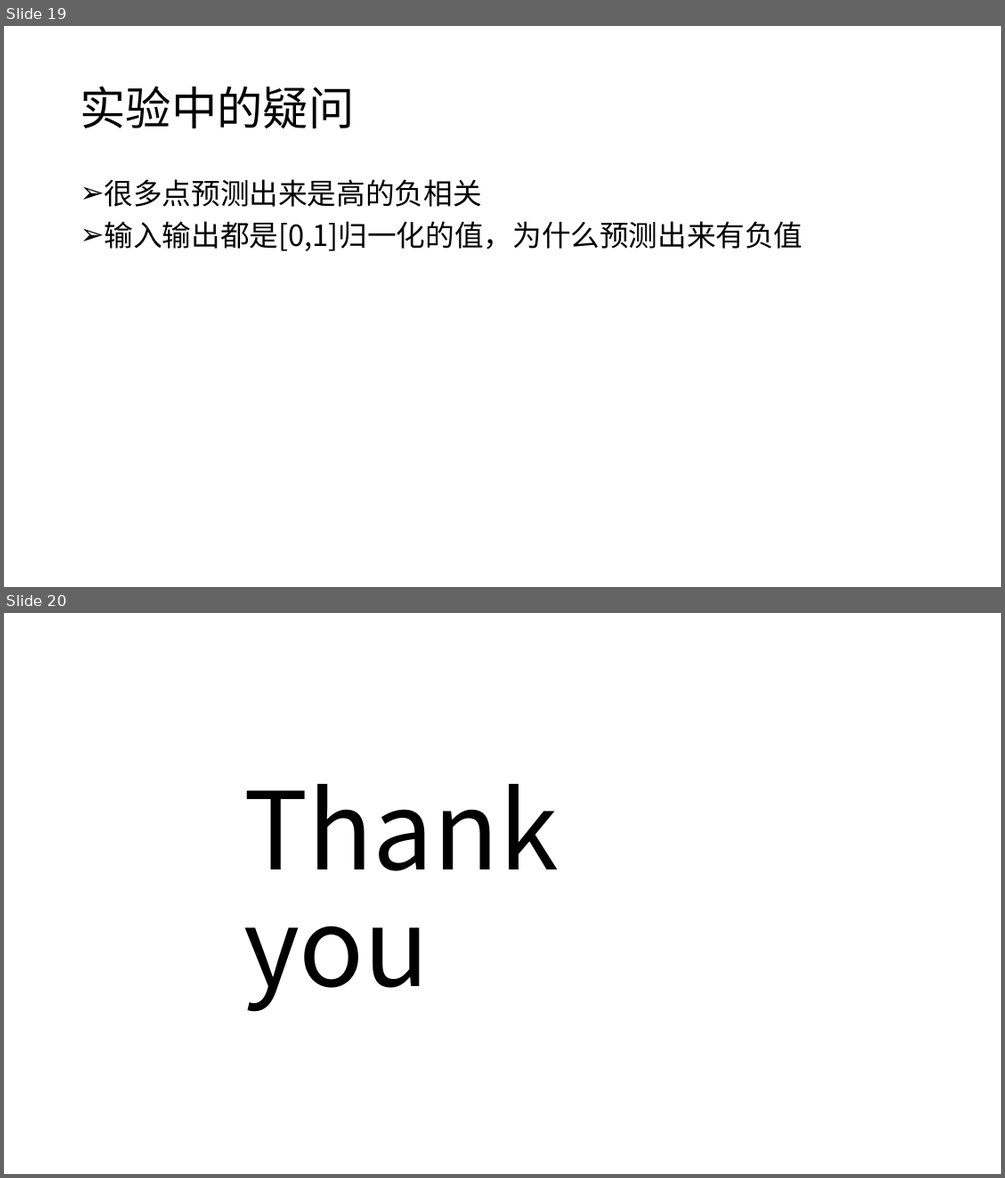
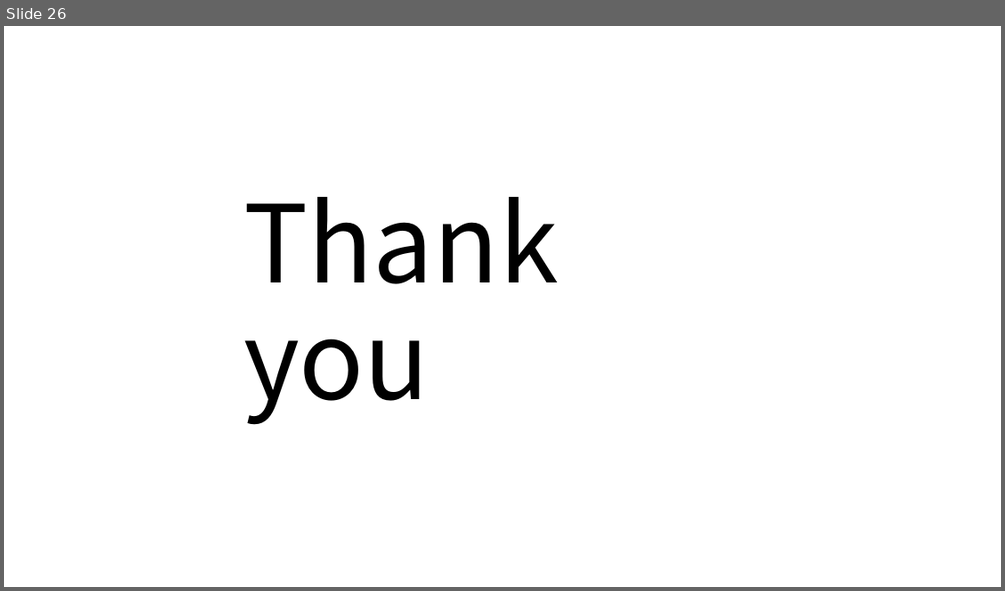
Before and after one commit to tureful/tureful.github.io, a slide deck: summary.pptx. Shown one above the other, each under a label of ours: slides 19 and 20 before the commit, slide 26 after it. The pictures are 1005x1178 and 1005x591 pixels, drawn with LibreOffice and Linux fonts; fonts in the diff are those of the drawing. Boxes give left, top, right and bottom in pixels: in the first picture for what was removed or moved away, otherwise in the second. Text is boxed around its words. In the diff, an @@ line names an element or a change of style, - is before the commit and + after.

```diff
--- a/summary.pptx
+++ b/summary.pptx
@@ slide 19 removed at (x1=4, y1=26, x2=1001, y2=587), background #FFFFFF @@
@@ title removed at (x1=80, y1=86, x2=354, y2=128) @@
-实验中的疑问
@@ text removed at (x1=105, y1=179, x2=803, y2=251) @@
-➢ 很多点预测出来是高的负相关
-➢ 输入输出都是[0,1]归一化的值，为什么预测出来有负值
@@ what was slide 20 is now slide 26 @@
```
Also in this commit, not shown: 3 slides changed, 7 slides added, 1 other file.
